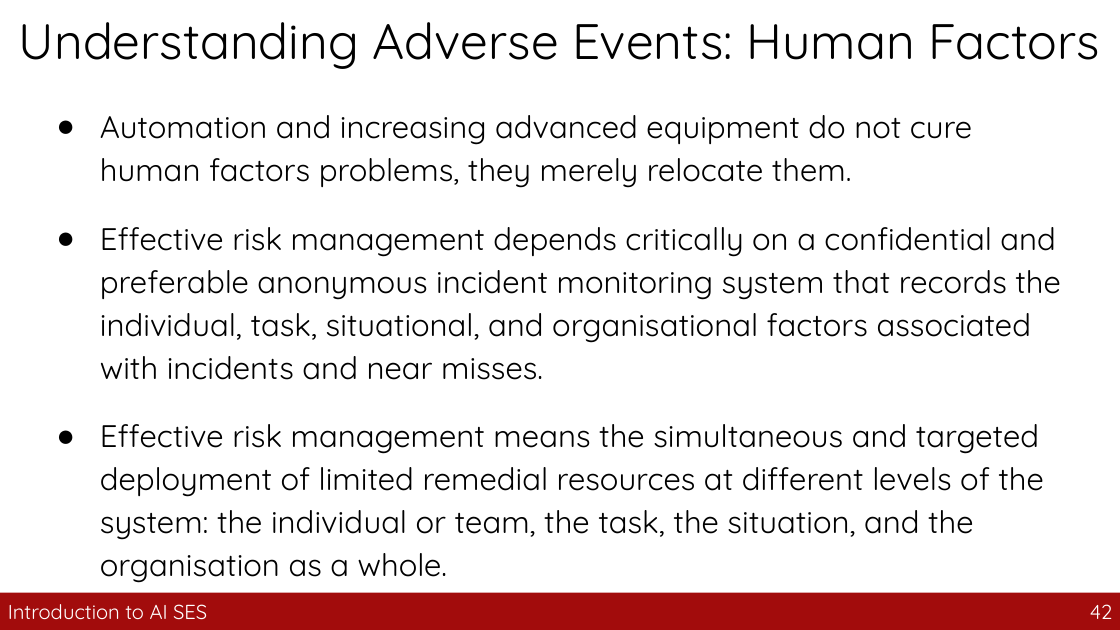
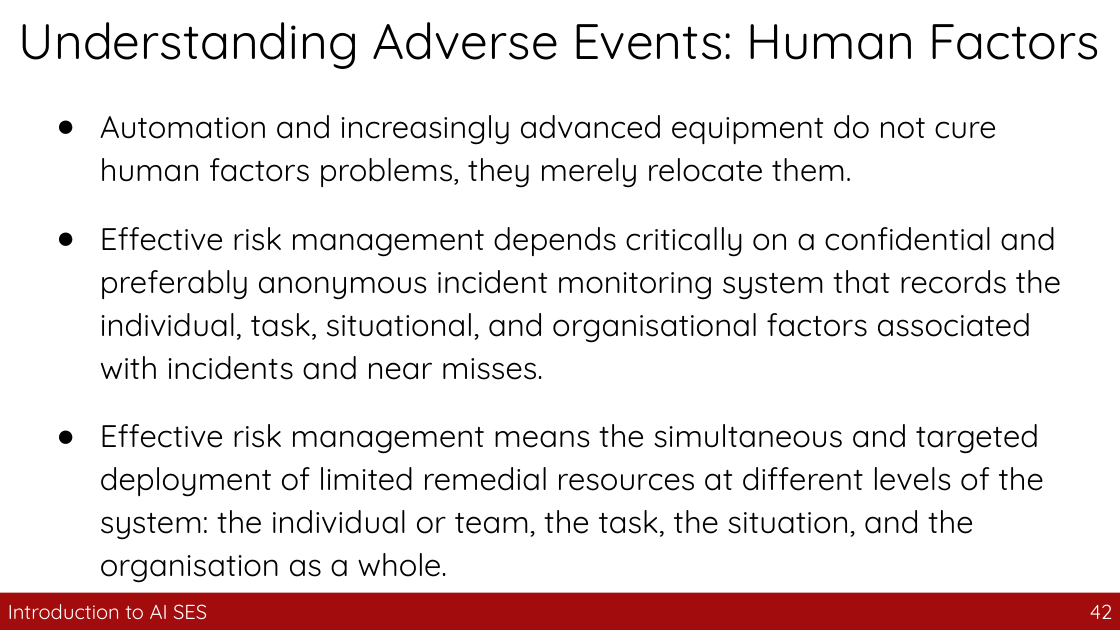
Before and after one commit to guhofstra/CSC163Fa26, a slide deck: slide 42 of PPTs/4_safety_engineering.pptx. Drawn at 1120x630 pixels with LibreOffice and Linux fonts; fonts in the diff are those of the drawing. Boxes give left, top, right and bottom in pixels: in the first picture for what was removed or moved away, otherwise in the second. Text is boxed around its words. In the diff, an @@ line names an element or a change of style, - is before the commit and + after.

```diff
--- a/PPTs/4_safety_engineering.pptx
+++ b/PPTs/4_safety_engineering.pptx
@@ text at [100, 115, 1062, 380]: text changed @@
-● Automation and increasing advanced equipment do not cure human factors problems, they merely relocate them.
-● Effective risk management depends critically on a confidential and preferable anonymous incident monitoring system that records the individual, task, situational, and organisational factors associated with incidents and near misses.
+● Automation and increasingly advanced equipment do not cure human factors problems, they merely relocate them.
+● Effective risk management depends critically on a confidential and preferably anonymous incident monitoring system that records the individual, task, situational, and organisational factors associated with incidents and near misses.
```
Also in this commit, not shown: 8 other slides changed, 1 slide removed, 30 other files.
